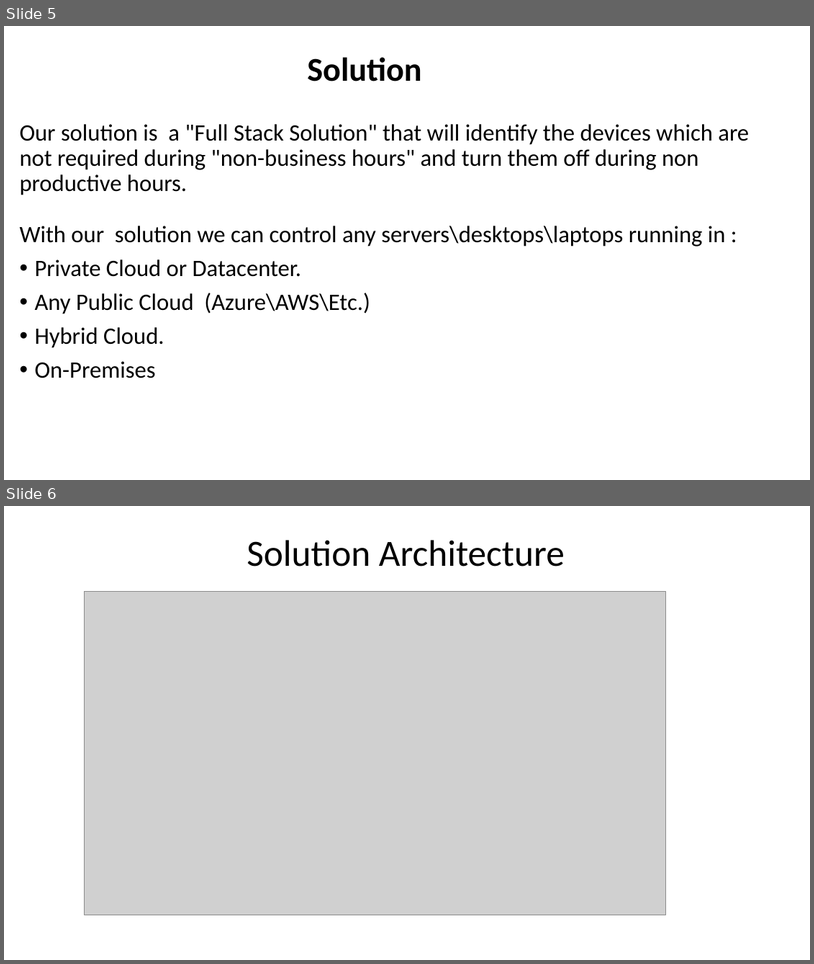
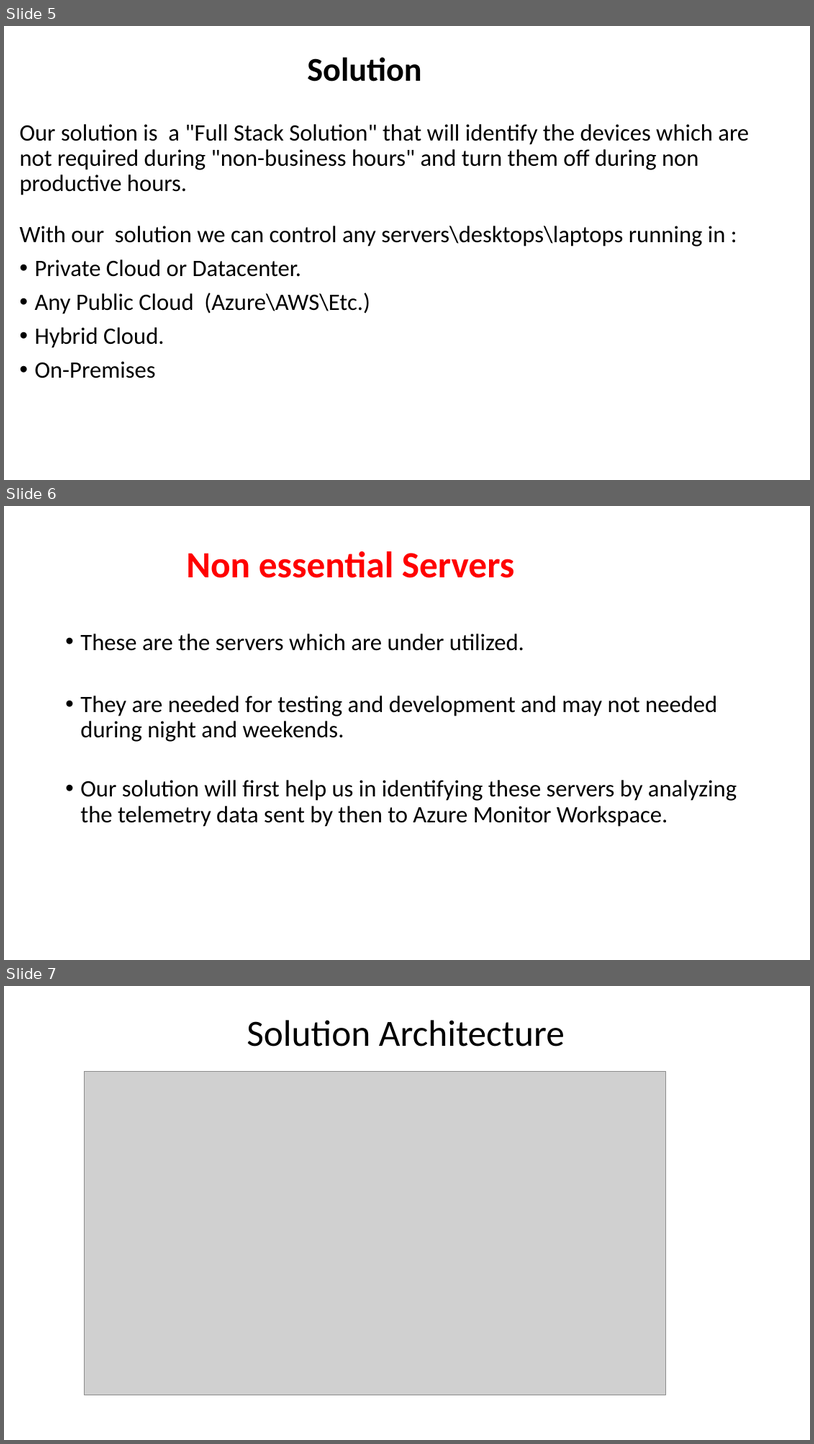
Before and after one commit to Keshav1308/Hack-For-Environment, a slide deck: Hack-For-Environment.pptx. Shown one above the other, each under a label of ours: slides 5 and 6 before the commit, slides 5, 6 and 7 after it. The pictures are 814x964 and 814x1444 pixels, drawn with LibreOffice and Linux fonts; fonts in the diff are those of the drawing; grey boxes stand for pictures. Boxes give left, top, right and bottom in pixels: in the first picture for what was removed or moved away, otherwise in the second. Text is boxed around its words. In the diff, an @@ line names an element or a change of style, - is before the commit and + after.

```diff
--- a/Hack-For-Environment.pptx
+++ b/Hack-For-Environment.pptx
@@ slide 6 added at (x1=4, y1=506, x2=810, y2=960), background #FFFFFF @@
@@ title added at (x1=186, y1=551, x2=514, y2=578), 44 pt, text #FF0000, bold @@
+Non essential Servers
@@ text added at (x1=80, y1=633, x2=737, y2=826), 28 pt, text #000000 @@
+• These are the servers which are under utilized.
+• They are needed for testing and development and may not needed during night and weekends.
+• Our solution will first help us in identifying these servers by analyzing the telemetry data sent by then to Azure Monitor Workspace.
@@ what was slide 6 is now slide 7 @@
```
Also in this commit, not shown: 2 slides changed, 2 other slides added.
